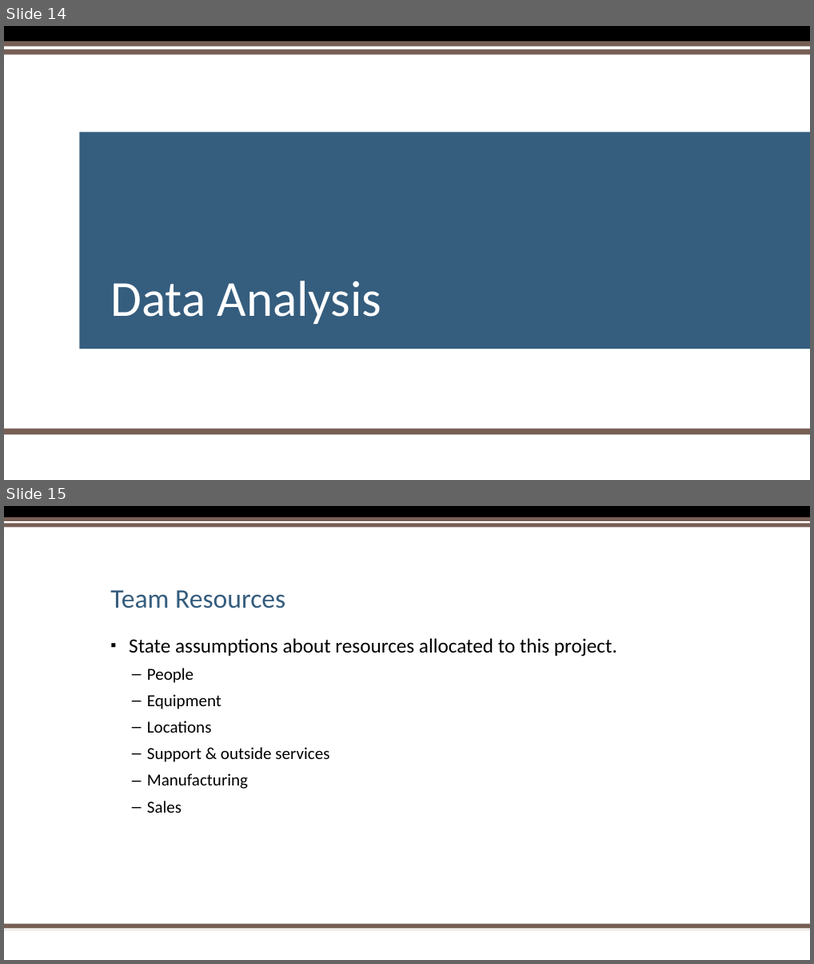
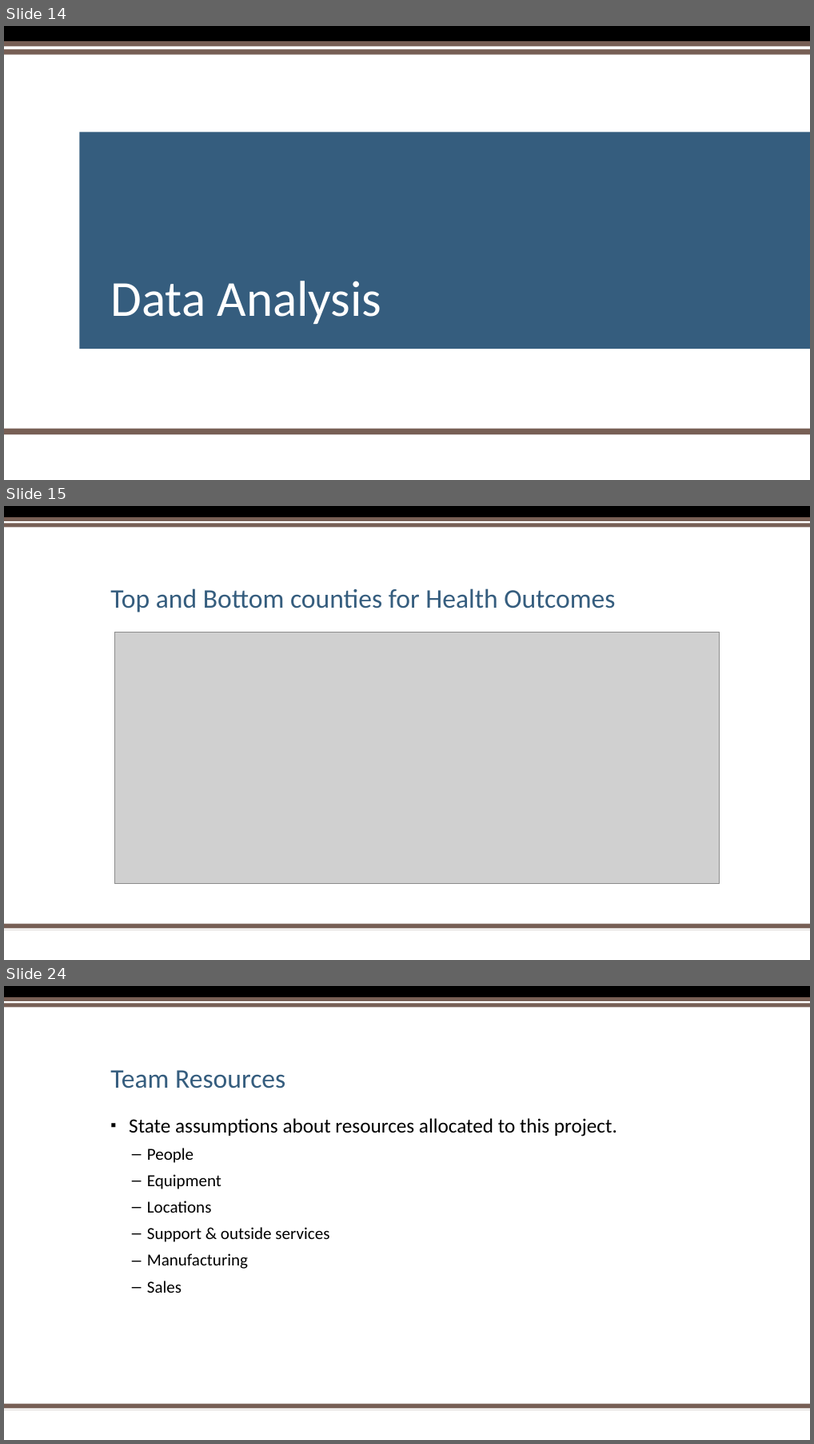
Before and after one commit to hbielser/FourLoopers.CityProject1, a slide deck: Project Files/Presentation/Project One PowerPoint Presentation 2.pptx. Shown one above the other, each under a label of ours: slides 14 and 15 before the commit, slides 14, 15 and 24 after it; the slides between them are not shown. The pictures are 814x964 and 814x1444 pixels, drawn with LibreOffice and Linux fonts; fonts in the diff are those of the drawing; grey boxes stand for pictures; background and template pictures are left out. Boxes give left, top, right and bottom in pixels: in the first picture for what was removed or moved away, otherwise in the second. Text is boxed around its words. In the diff, an @@ line names an element or a change of style, - is before the commit and + after.

```diff
--- a/Project Files/Presentation/Project One PowerPoint Presentation 2.pptx
+++ b/Project Files/Presentation/Project One PowerPoint Presentation 2.pptx
@@ slide 15 added at (4, 506, 810, 960), background #FFFFFF; not listed: 5 template elements that a slide beside it also shows @@
@@ title added at (110, 588, 615, 612), 32 pt, text #355D7E @@
+Top and Bottom counties for Health Outcomes
@@ picture added at (114, 632, 720, 884) @@
@@ what was slide 15 is now slide 24 @@
```
Also in this commit, not shown: 8 other slides added.
